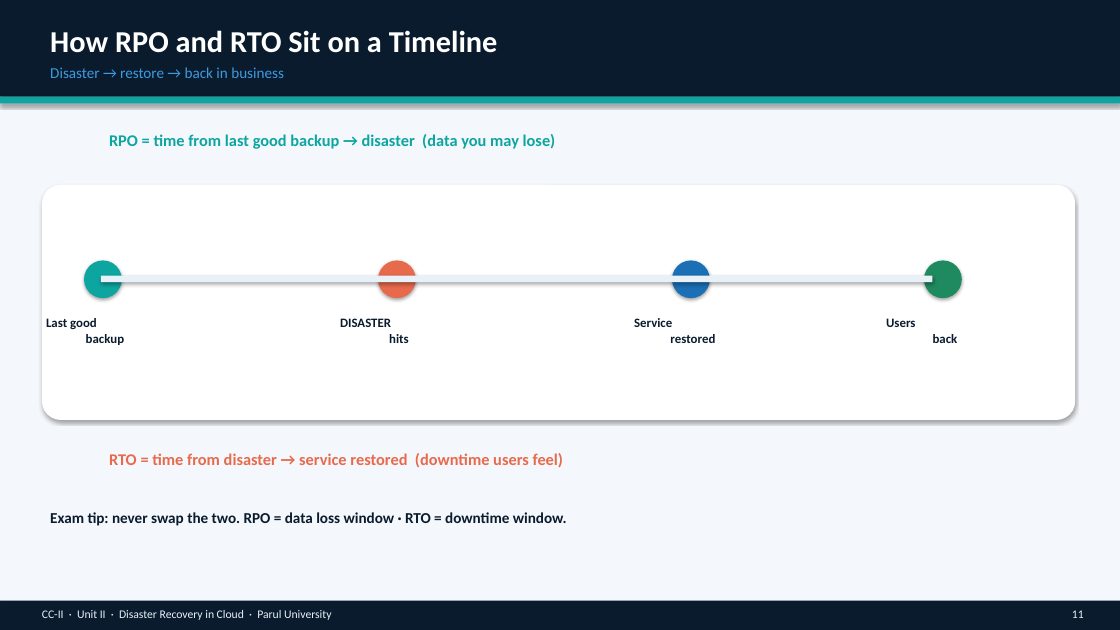
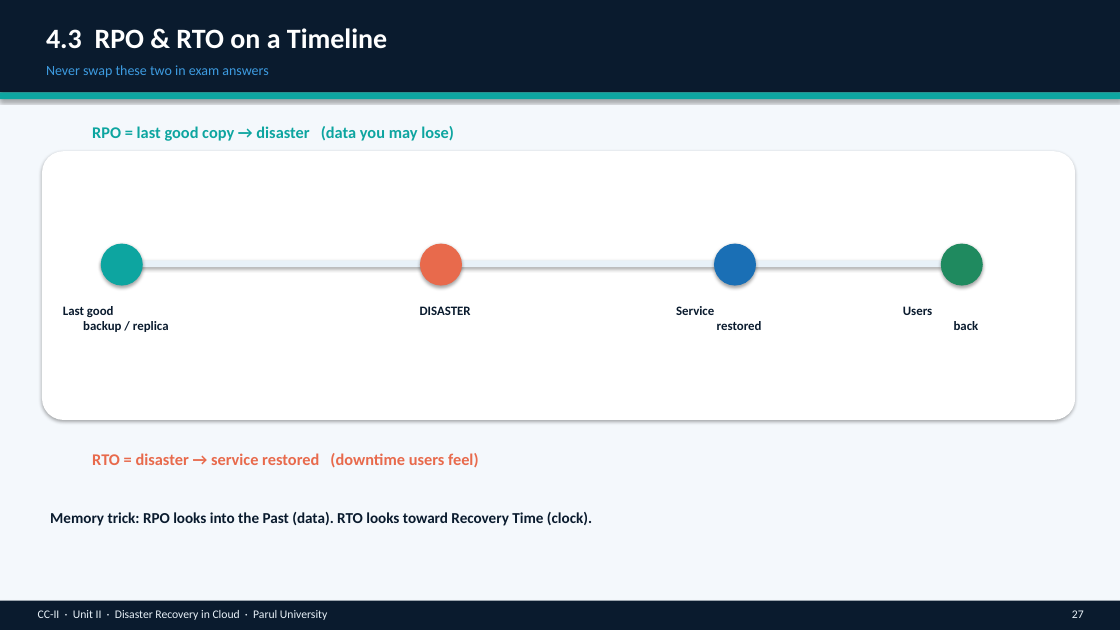
Before and after one commit to professorbhakta/cloud-II, a slide deck: slide 27 of ppt/CC-II-Unit-II-Disaster-Recovery-in-Cloud.pptx (slide 11 before the commit). Drawn at 1120x630 pixels with LibreOffice and Linux fonts; fonts in the diff are those of the drawing. Boxes give left, top, right and bottom in pixels: in the first picture for what was removed or moved away, otherwise in the second. Text is boxed around its words. In the diff, an @@ line names an element or a change of style, - is before the commit and + after.

```diff
--- a/ppt/CC-II-Unit-II-Disaster-Recovery-in-Cloud.pptx
+++ b/ppt/CC-II-Unit-II-Disaster-Recovery-in-Cloud.pptx
@@ rectangle: place and size @@
-rectangle at box(0, 0, 1120, 97)
+rectangle at box(0, 0, 1120, 92)
@@ text at box(46, 28, 387, 49): text changed; size 26 to 24 pt @@
-How RPO and RTO Sit on a Timeline
+4.3 RPO & RTO on a Timeline
@@ text at box(46, 65, 268, 78): text changed; size 13 to 12 pt @@
-Disaster → restore → back in business
+Never swap these two in exam answers
@@ rectangle: place and size @@
-rectangle at box(0, 97, 1120, 103)
+rectangle at box(0, 92, 1120, 99)
@@ text at box(92, 126, 454, 141): text changed @@
-RPO = time from last good backup → disaster (data you may lose)
+RPO = last good copy → disaster (data you may lose)
@@ rounded rectangle: place and size @@
-rounded rectangle at box(42, 185, 1075, 420)
+rounded rectangle at box(42, 151, 1075, 420)
@@ rectangle: place and size @@
-rectangle at box(101, 276, 933, 282)
+rectangle at box(101, 260, 941, 267)
@@ ellipse: place and size @@
-ellipse at box(84, 260, 122, 298)
+ellipse at box(101, 244, 143, 286)
@@ ellipse: place and size @@
-ellipse at box(378, 260, 416, 298)
+ellipse at box(420, 244, 462, 286)
@@ ellipse: place and size @@
-ellipse at box(672, 260, 710, 298)
+ellipse at box(714, 244, 756, 286)
@@ ellipse: place and size @@
-ellipse at box(924, 260, 962, 298)
+ellipse at box(941, 244, 983, 286)
@@ less space between paragraphs in 3 elements at box(38, 610, 327, 620), box(903, 306, 979, 330), box(676, 306, 762, 330) @@
@@ text "Service restored": place and size @@
-text "Service restored" at box(634, 318, 715, 343)
+text "Service restored" at box(676, 306, 762, 330)
@@ text "Users back": place and size @@
-text "Users back" at box(886, 318, 958, 343)
+text "Users back" at box(903, 306, 979, 330)
@@ text at box(63, 306, 169, 332): text changed @@
-Last good
-backup
+Last good
+backup / replica
@@ text at box(420, 306, 471, 315): text changed @@
-DISASTER
-hits
+DISASTER
@@ text at box(92, 453, 478, 468): text changed @@
-RTO = time from disaster → service restored (downtime users feel)
+RTO = disaster → service restored (downtime users feel)
@@ text at box(50, 512, 592, 526): text changed @@
-Exam tip: never swap the two. RPO = data loss window · RTO = downtime window.
+Memory trick: RPO looks into the Past (data). RTO looks toward Recovery Time (clock).
@@ text at box(1072, 610, 1084, 618): text changed @@
-11
+27
```
Also in this commit, not shown: 18 other slides changed, 39 slides added, 9 slides removed, 2 other files.
